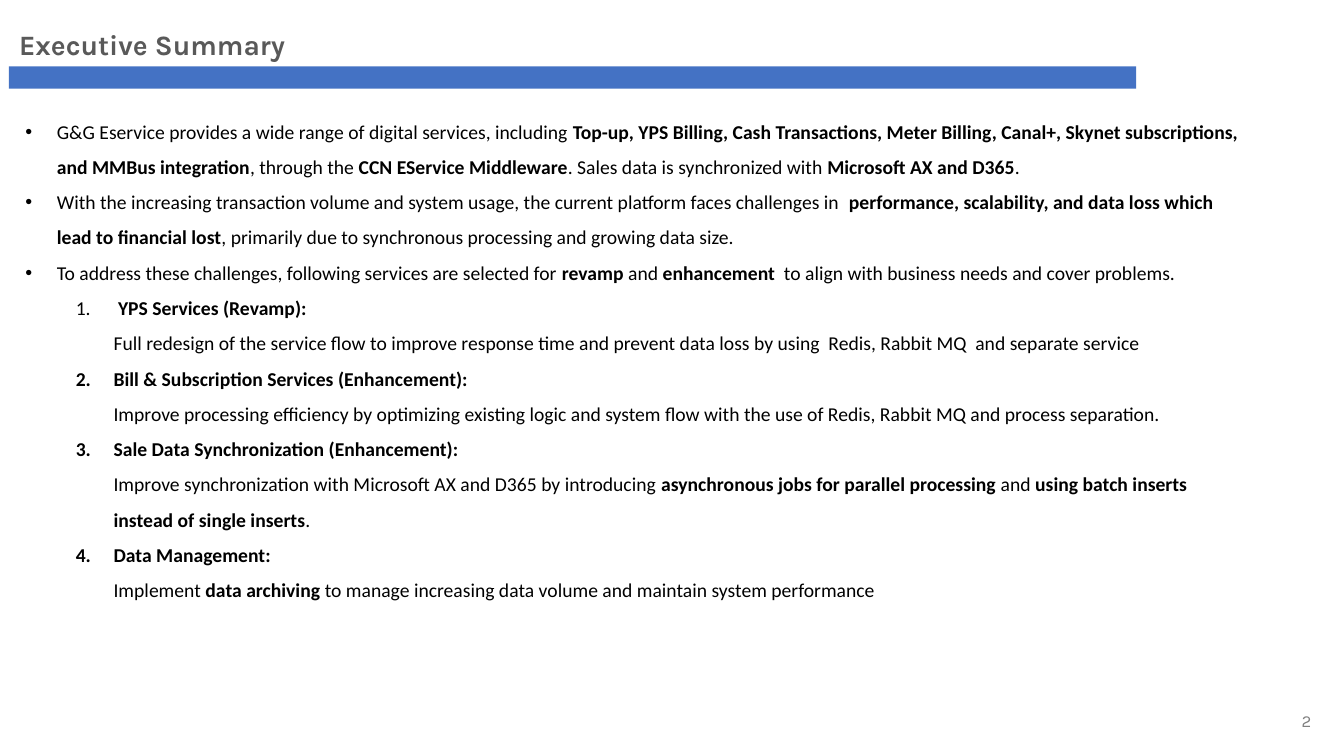
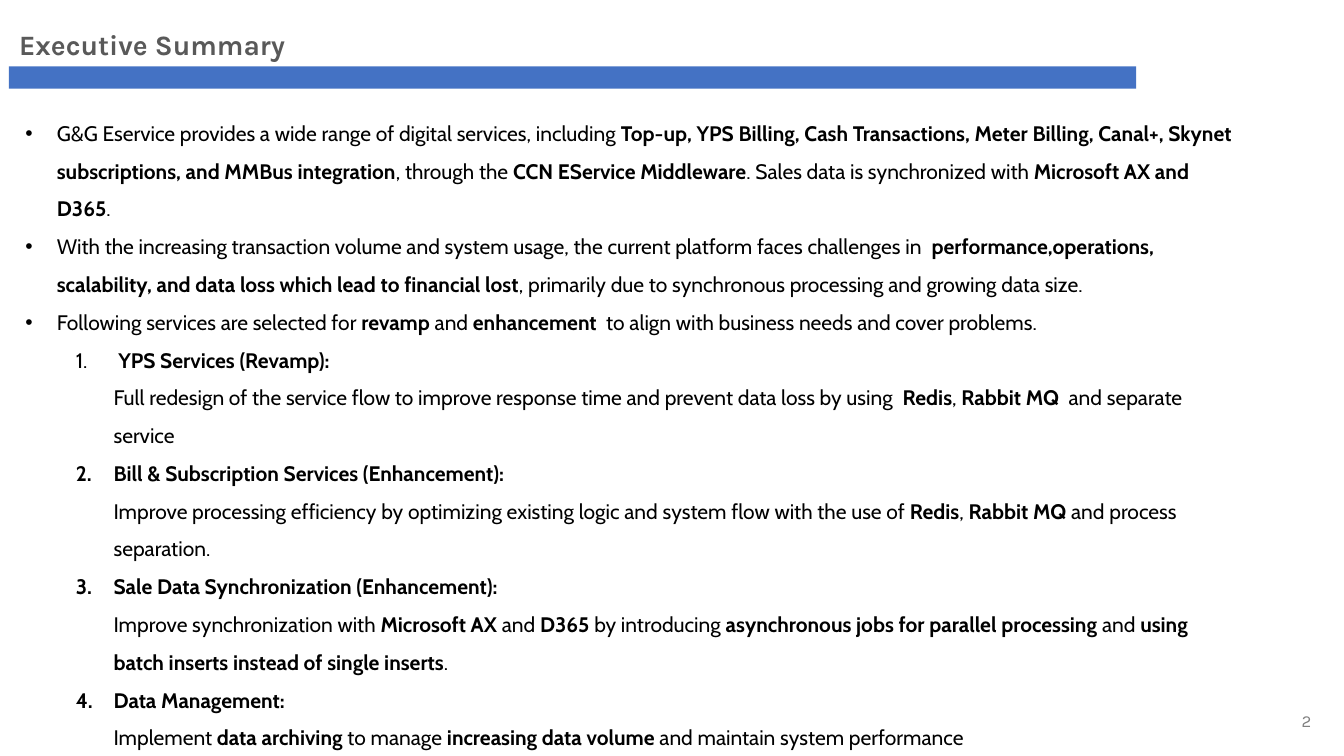
Before and after one commit to phyothuhan26/MySolutions, a slide deck: slide 2 of GandG_YPS/Presentation/G&G_Revamp_ARB.pptx. Drawn at 1344x756 pixels with LibreOffice and Linux fonts; fonts in the diff are those of the drawing; background and template pictures are left out. Boxes give left, top, right and bottom in pixels: in the first picture for what was removed or moved away, otherwise in the second. Text is boxed around its words. In the diff, an @@ line names an element or a change of style, - is before the commit and + after.

```diff
--- a/GandG_YPS/Presentation/G&G_Revamp_ARB.pptx
+++ b/GandG_YPS/Presentation/G&G_Revamp_ARB.pptx
@@ text at (57,125,1231,714): size 14 to 15 pt, font Calibri to Cabin in "G&G Eservice provides a wide range of ...", "YPS Services (Revamp): Full redesign of the ...", "Bill & Subscription Services (Enhancement): Improve processi ...", "Sale Data Synchronization (Enhancement): Improve synchroniza ..." and 1 more places; bold on in "Redis, Rabbit MQ", "Redis, Rabbit MQ", "Microsoft AX D365", "increasing data volume" @@
@@ text at (57,238,1154,336): text changed; size 14 to 15 pt; font Calibri to Cabin @@
-• With the increasing transaction volume and system usage, the current platform faces challenges in performance, scalability, and data loss which lead to financial lost, primarily due to synchronous processing and growing data size.
-• To address these challenges, following services are selected for revamp and enhancement to align with business needs and cover problems.
+• With the increasing transaction volume and system usage, the current platform faces challenges in performance,operations, scalability, and data loss which lead to financial lost, primarily due to synchronous processing and growing data size.
+• Following services are selected for revamp and enhancement to align with business needs and cover problems.
```
Also in this commit, not shown: 17 other slides changed, 15 slides added, 6 slides removed, 11 other files.
